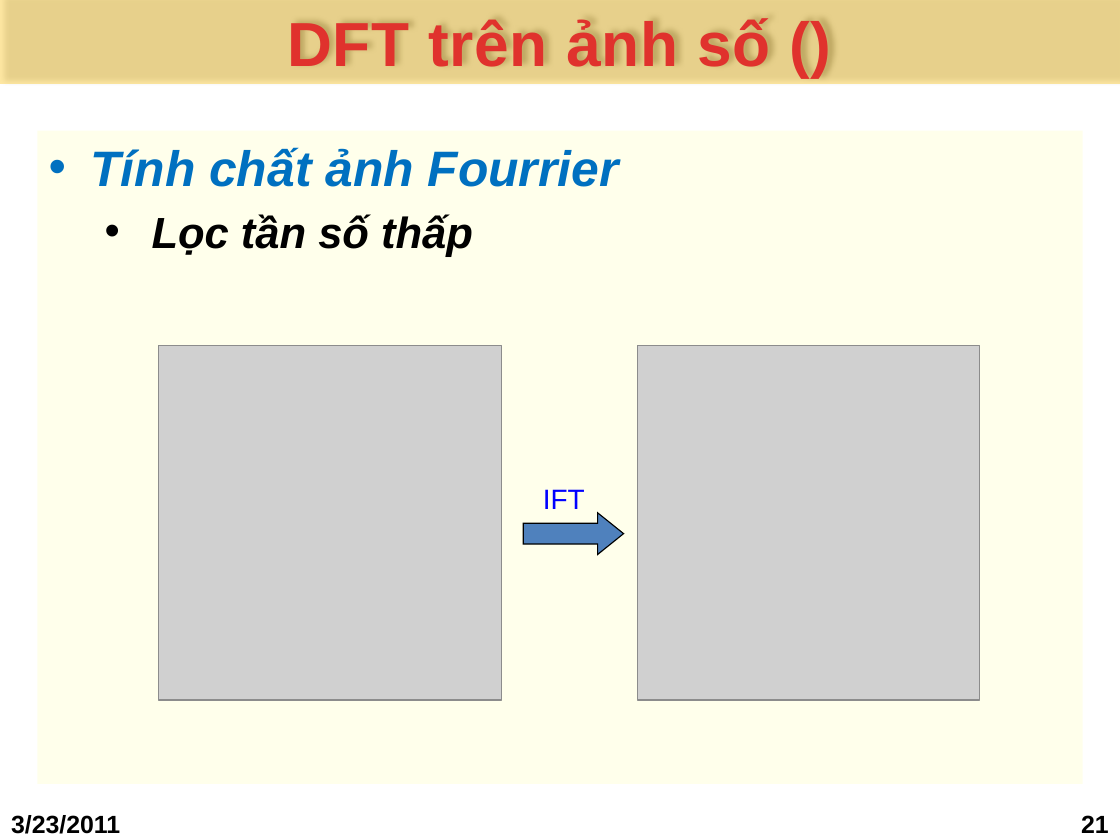
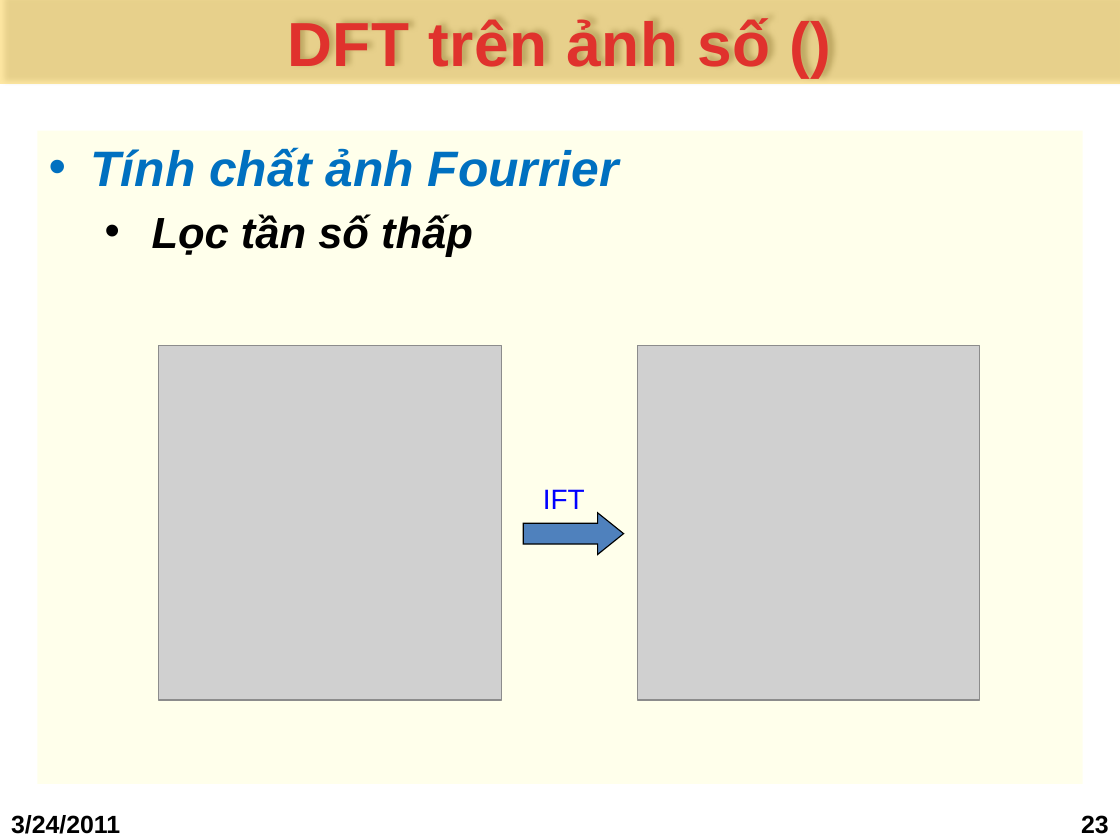
Before and after one commit to bomong/steganography-khtn-2011, a slide deck: slide 23 of Seminar DFT/1.Bao cao/_ADL_DFT(draft).pptx (slide 21 before the commit). Drawn at 1120x840 pixels with LibreOffice and Linux fonts; fonts in the diff are those of the drawing; grey boxes stand for pictures; background and template pictures are left out. Boxes give left, top, right and bottom in pixels: in the first picture for what was removed or moved away, otherwise in the second. Text is boxed around its words. In the diff, an @@ line names an element or a change of style, - is before the commit and + after.

```diff
--- a/Seminar DFT/1.Bao cao/_ADL_DFT(draft).pptx
+++ b/Seminar DFT/1.Bao cao/_ADL_DFT(draft).pptx
@@ text at (11, 815, 120, 834): text changed @@
-3/23/2011
+3/24/2011
@@ page number at (1081, 815, 1109, 834): text changed @@
-21
+23
```
Also in this commit, not shown: 26 other slides changed, 2 slides added.
